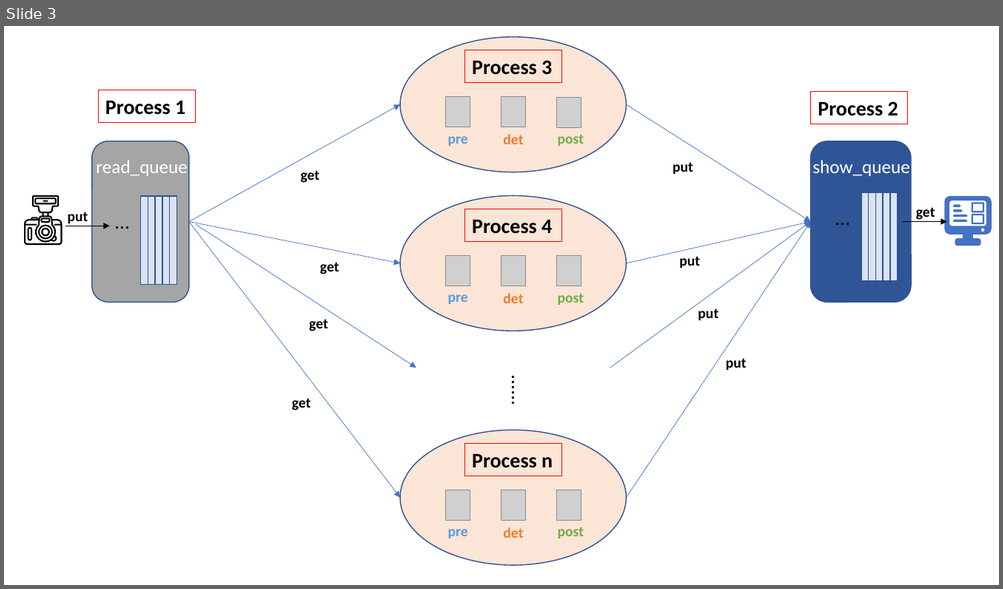
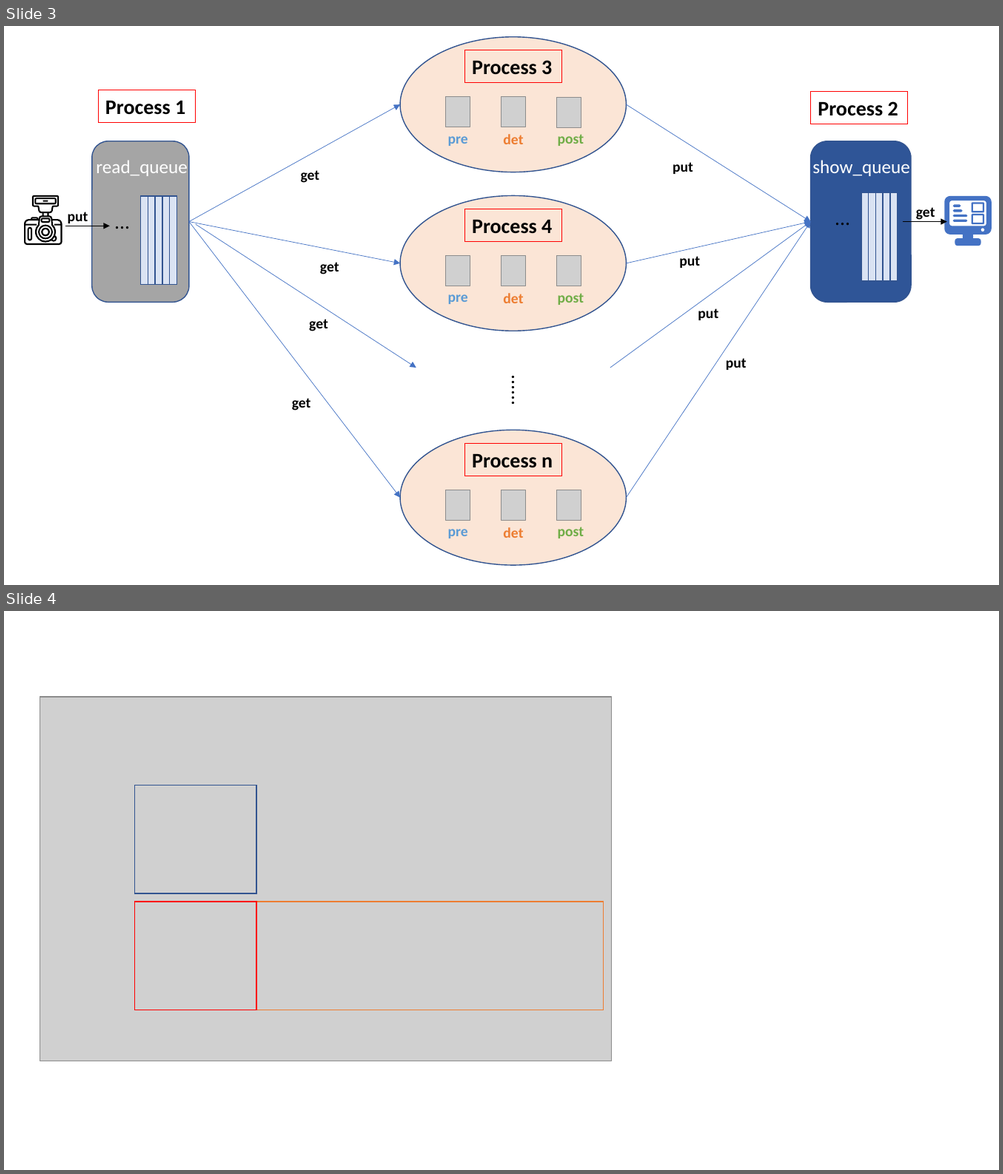
Before and after one commit to luckyqsz/BCRC-ASAGroup, a slide deck: Yanhong Wang/2020/20200110.pptx. Shown one above the other, each under a label of ours: slide 3 before the commit, slides 3 and 4 after it. The pictures are 1003x589 and 1003x1174 pixels, drawn with LibreOffice and Linux fonts; fonts in the diff are those of the drawing; grey boxes stand for pictures. Boxes give left, top, right and bottom in pixels: in the first picture for what was removed or moved away, otherwise in the second. Text is boxed around its words. In the diff, an @@ line names an element or a change of style, - is before the commit and + after.

```diff
--- a/Yanhong Wang/2020/20200110.pptx
+++ b/Yanhong Wang/2020/20200110.pptx
@@ slide 4 added at (x1=4, y1=611, x2=999, y2=1170), background #FFFFFF @@
@@ picture added at (x1=40, y1=697, x2=612, y2=1062) @@
@@ rectangle added at (x1=134, y1=785, x2=257, y2=894), outline #325491 1 pt @@
@@ rectangle added at (x1=134, y1=902, x2=603, y2=1011), outline #ED7D31 1 pt @@
@@ rectangle added at (x1=134, y1=902, x2=257, y2=1011), outline #FF0000 1 pt @@
```
Also in this commit, not shown: 2 other slides added, 6 other files.
